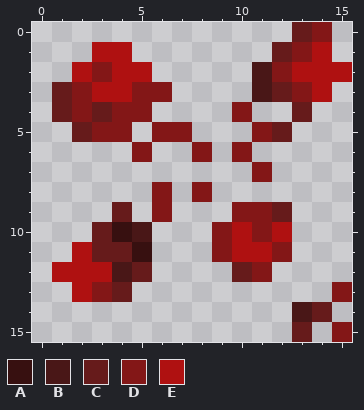
Pixel-art sprite, stored at src/main/resources/assets/sanguinaire/textures/particle/blood_trail_1.png. This is how it looked before the edit.
The file is 16x16 pixels. Colours within 5 levels of each other are drawn and written as one.
Palette (. is transparent): A #371010  B #491717  C #661b1b  D #831717  E #af1111
Pixels before, first column x 1:
 0 ............CD.
 1 ..EE.......CDE.
 2 .EDEE.....BDEEE
 3 CDEEDD....BCDE.
 4 CDCDD....D..C..
 5 .CDD.DD...DC...
 6 ....D..D.D.....
 7 ..........D....
 8 .....D.D.......
 9 ...C.D...DDC...
10 ..CAB...DEDE...
11 .ECCA...DEED...
12 EEEBC....CD....
13 .EDC..........D
14 ............BC.
15 ............C.D
Now the later version:
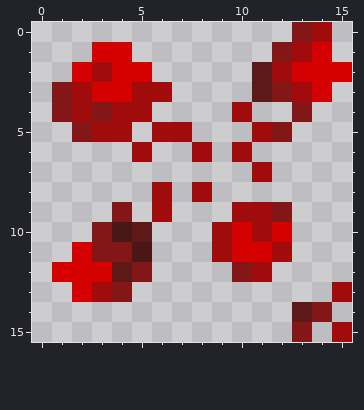
Diff:
colour A: #371010 -> #491717
colour B: #491717 -> #5d1818
colour C: #661b1b -> #831717
colour D: #831717 -> #a00b0b
colour E: #af1111 -> #d50000
Boxes around the changes in both pictures, in picture pixels (x1, y1, x2, y2):
changed: (52, 22, 352, 342)
